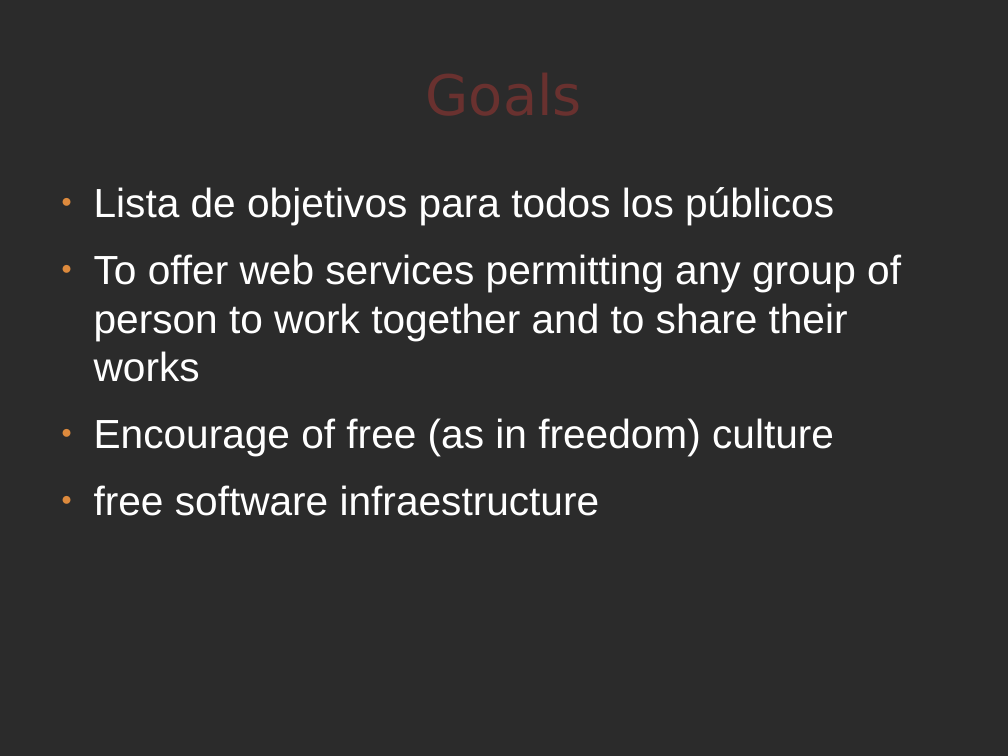
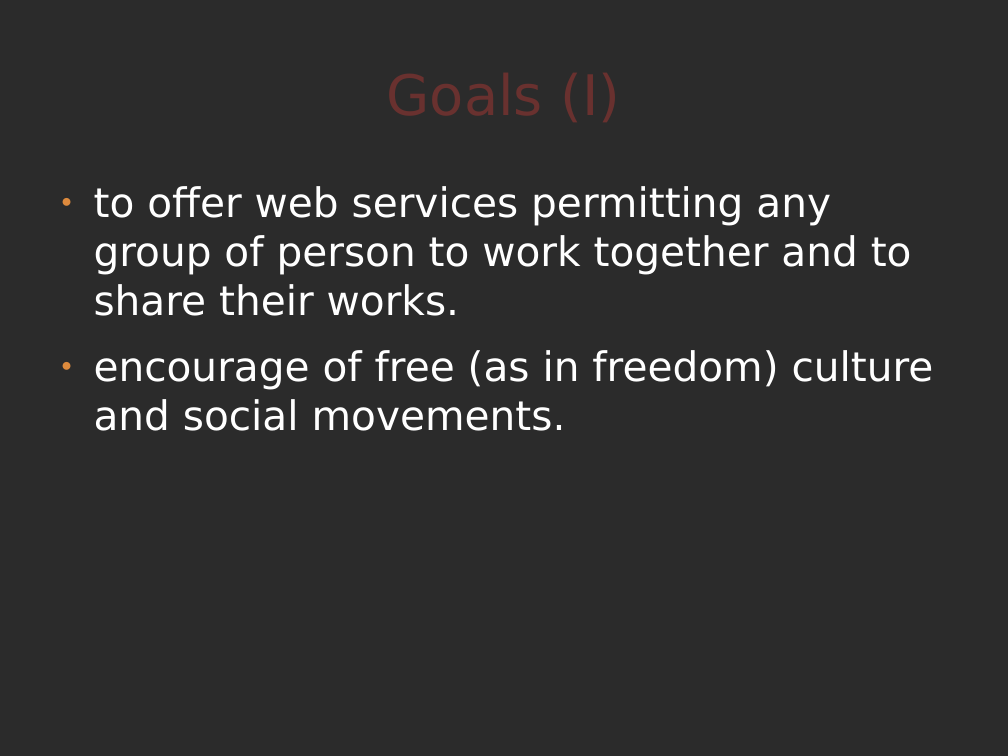
Before and after one commit to comunes/kune, a slide deck: slide 4 of doc/kune-dic-08.odp (slide 3 before the commit). Drawn at 1008x756 pixels with LibreOffice and Linux fonts; fonts in the diff are those of the drawing; background and template pictures are left out; a plain dark background stands for a picture behind light text. Boxes give left, top, right and bottom in pixels: in the first picture for what was removed or moved away, otherwise in the second. Text is boxed around its words. In the diff, an @@ line names an element or a change of style, - is before the commit and + after.

```diff
--- a/doc/kune-dic-08.odp
+++ b/doc/kune-dic-08.odp
@@ title at (x1=50, y1=35, x2=958, y2=152): text changed @@
-Goals
+Goals (I)
@@ text at (x1=94, y1=186, x2=934, y2=431): text changed; font Arial to DejaVu Sans @@
-● Lista de objetivos para todos los públicos
-● To offer web services permitting any group of person to work together and to share their works
-● Encourage of free (as in freedom) culture
-● free software infraestructure
+● to offer web services permitting any group of person to work together and to share their works.
+● encourage of free (as in freedom) culture and social movements.
```
Also in this commit, not shown: 12 other slides changed, 8 slides added, 4 other files.
